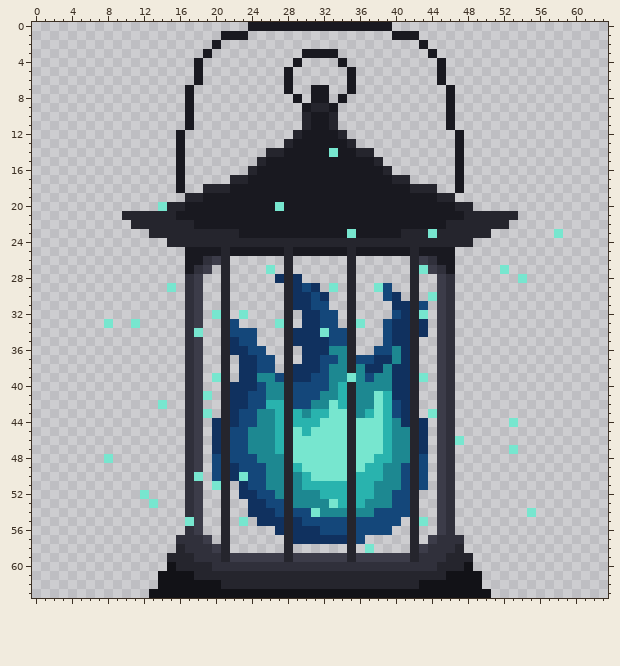
Two states of a pixel-art sprite, Assets/Arts/PowerUp/BlueFlamePowerup.png. The picture above is the old version.
The file is 64x64 pixels.
The result:
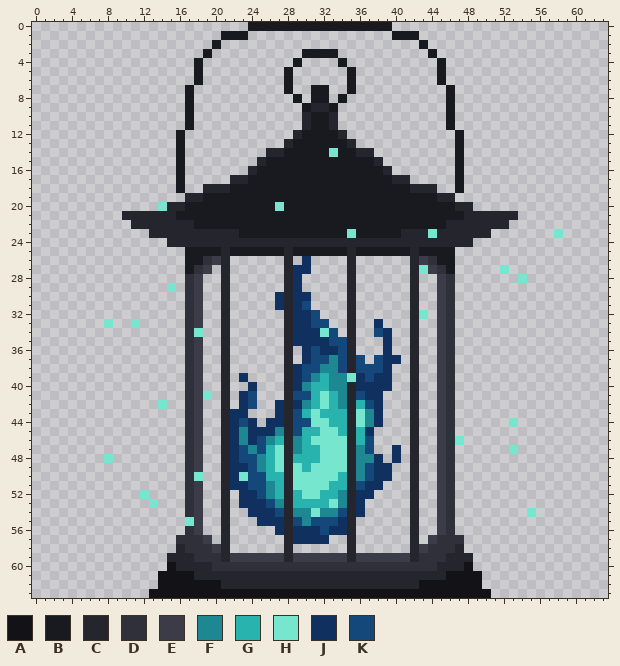
Palette (. is transparent): A #121217  B #191920  C #25252d  D #30303b  E #3c3c49  F #1d8891  G #29b3ae  H #77e6cf  J #10315f  K #14477a
Difference:
Changed rows in their new state; - is an unchanged pixel.
first column x 19:
26 -----------J--------------
27 -------.--JJ--------------
28 --------.-----------------
29 -----------..-.----..-----
30 --------J---..------..---.
31 --------J--K..-------..-.-
32 -.--.-----J-K..------..---
33 ---.----.-J-K-.--.-J...-.-
34 ---...---------.---KJ..-.-
35 ---...--------------J..---
36 ---....-----K-JK---.J..---
37 ----....----K-FK--.K-J.---
38 ----....---KKF-K-KKKJ..---
39 -.---....--KFG---J-JJ..-.-
40 ---..-...-JFGG-F-JJJJ..---
41 ---.--...---GHGF-KJJ...---
42 ---.--..J-JFGHGF-GKJ...---
43 .---J...J-KGH-GG-HFJ...--.
44 -.---J.JJ-KKH-GG--FJ...-.-
45 -.-JFJJJF-K-G--G-GJ....-.-
46 -.-JFJK---FG-----GK....-.-
47 -.-J--KGH-FGG----FK..J.-.-
48 -.-J---GH-GGG----FFJ.J.-.-
49 -.--J-FGH-HG-----FKJJ..-.-
50 -.-----GG-HH---G-FKJJ..-.-
51 -.-J----G-HHHH---KJJ...-.-
52 -------FG-GHH--F-JJ....---
53 ----J---F-GGGG-F-J.....---
54 ----------FF---K-J.....---
55 ----.-----KF---J-.....--.-
56 --------------JJ-....-----
57 --------------..-.--------
58 ------------------.-------
